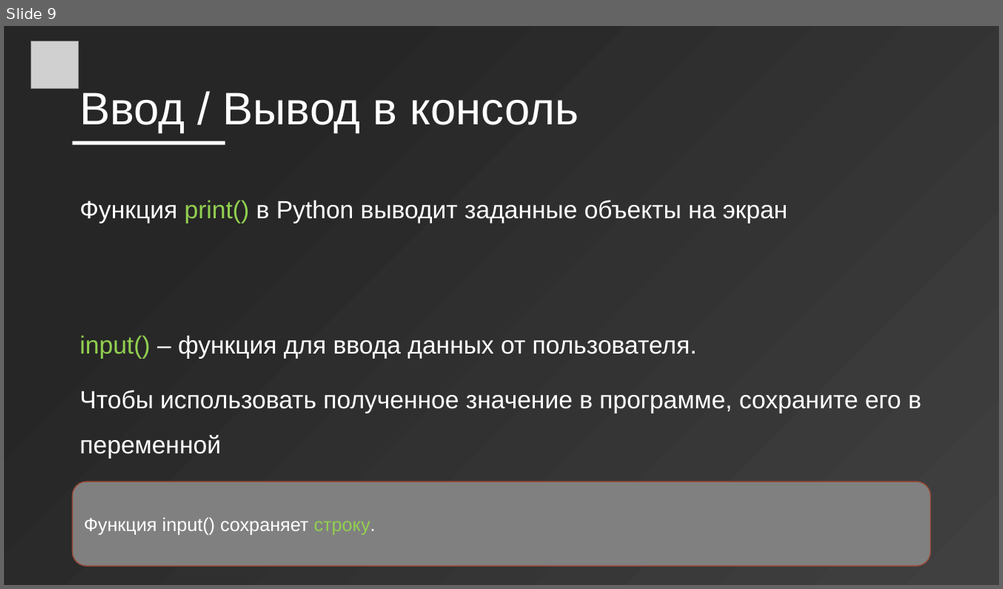
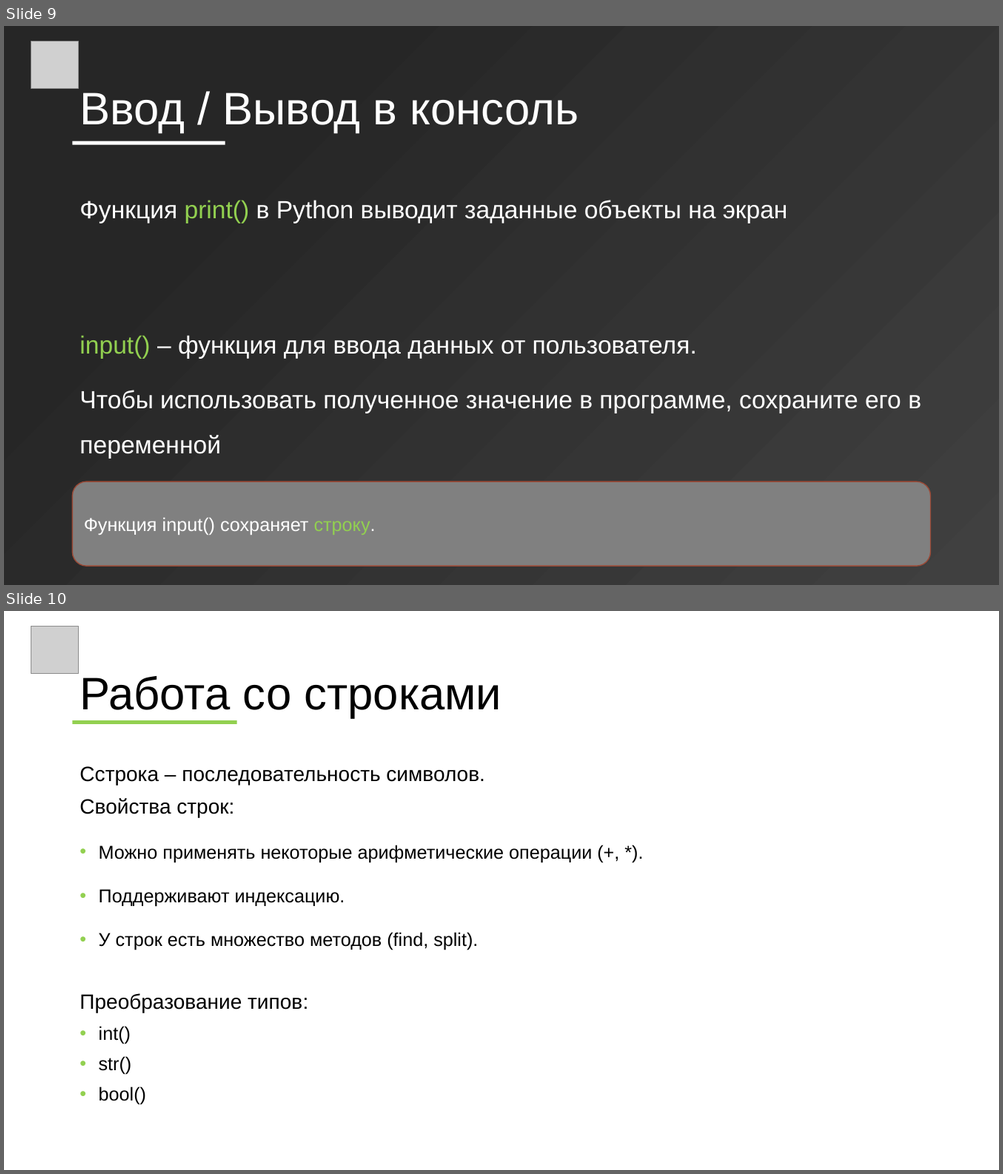
Before and after one commit to wolf24ru/python_learning, a slide deck: prezintation_1.pptx. Shown one above the other, each under a label of ours: slide 9 before the commit, slides 9 and 10 after it. The pictures are 1003x589 and 1003x1174 pixels, drawn with LibreOffice and Linux fonts; fonts in the diff are those of the drawing; grey boxes stand for pictures. Boxes give left, top, right and bottom in pixels: in the first picture for what was removed or moved away, otherwise in the second. Text is boxed around its words. In the diff, an @@ line names an element or a change of style, - is before the commit and + after.

```diff
--- a/prezintation_1.pptx
+++ b/prezintation_1.pptx
@@ slide 10 added at (4, 611, 999, 1170), background #FFFFFF @@
@@ picture added at (31, 627, 79, 674) @@
@@ title added at (79, 676, 502, 718), 44 pt, text #000000 @@
+Работа со строками
@@ rectangle added at (73, 721, 237, 724), fill #92D050 @@
@@ text added at (79, 766, 592, 1105), 18 pt, text #000000 @@
+Cстрока – последовательность символов.
+Свойства строк:
+• Можно применять некоторые арифметические операции (+, *).
+• Поддерживают индексацию.
+• У строк есть множество методов (find, split).
+Преобразование типов:
+• int()
+• str()
+• bool()
```
Also in this commit, not shown: 1 other slide added.
